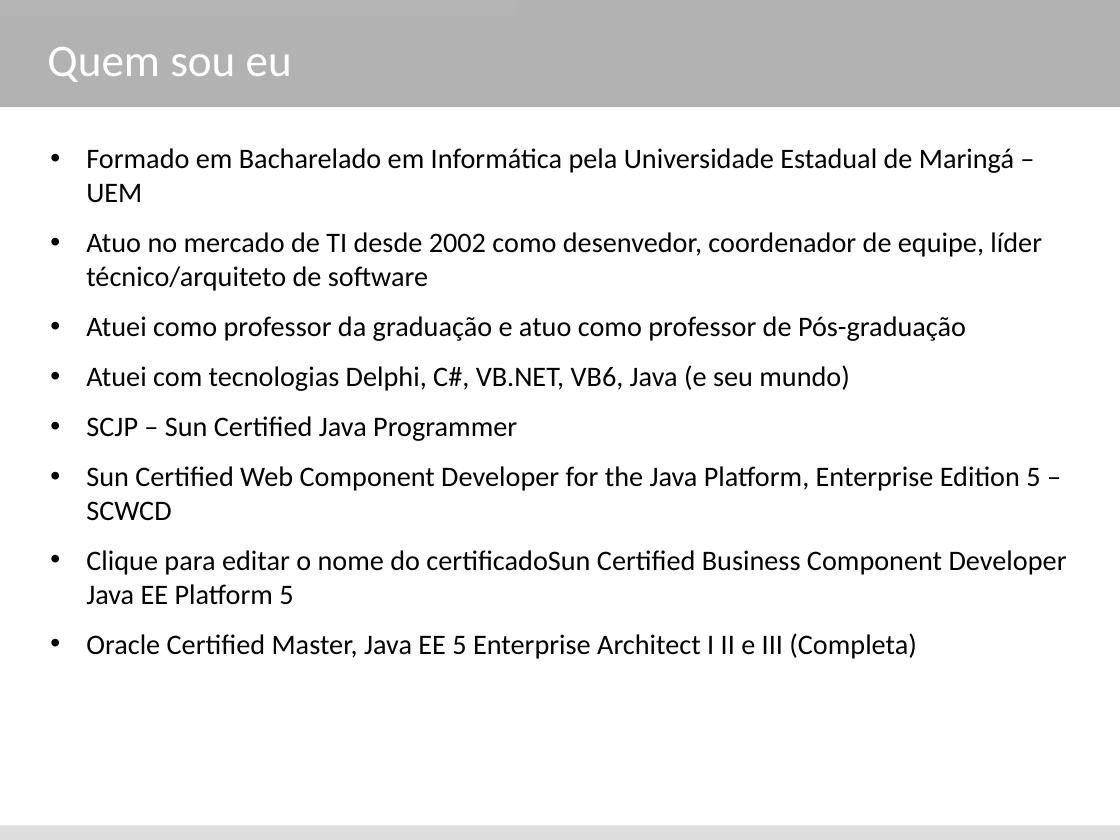
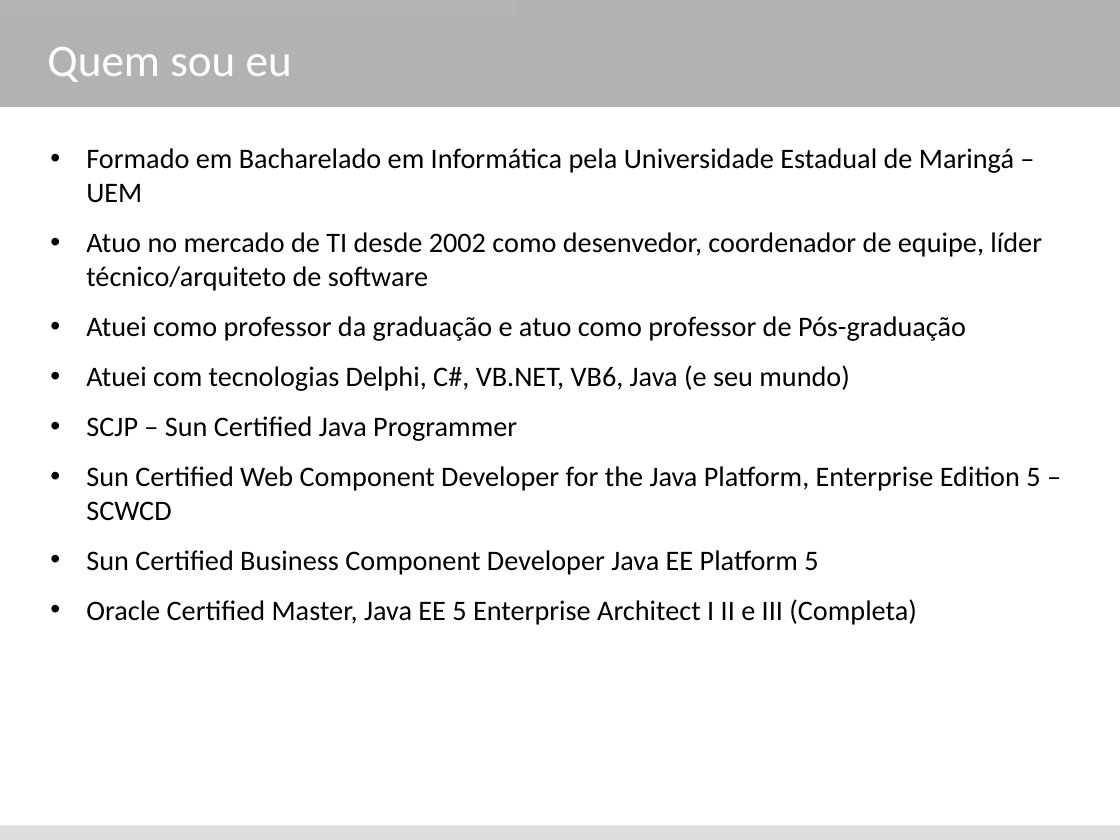
Before and after one commit to rpostai/jee-blank, a slide deck: slide 2 of java enterprise edition - revisado.odp. Drawn at 1120x840 pixels with LibreOffice and Linux fonts; fonts in the diff are those of the drawing. Boxes give left, top, right and bottom in pixels: in the first picture for what was removed or moved away, otherwise in the second. Text is boxed around its words. In the diff, an @@ line names an element or a change of style, - is before the commit and + after.

```diff
--- a/java enterprise edition - revisado.odp
+++ b/java enterprise edition - revisado.odp
@@ text at (86,550,818,575): text changed @@
-• Clique para editar o nome do certificadoSun Certified Business Component Developer Java EE Platform 5
+• Sun Certified Business Component Developer Java EE Platform 5
```
Also in this commit, not shown: 1 other slide changed, 11 slides added, 5 slides removed, 11 other files.
